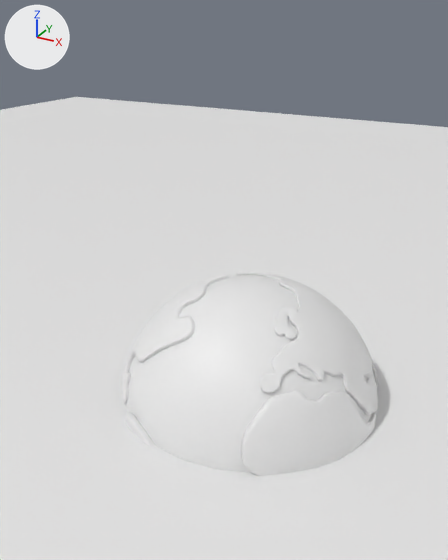
The glTF model app/public/images/untitled.glb, before and after one commit.
One viewpoint serves both versions: a camera (50 mm lens) standing at (3.11, -5.91, 4.3) and looking at (-0.18, 0.06, 1.32). The axes (+X, +Y, +Z) are drawn at upper left. The lights are the same throughout. Where no turn or scale is listed for an object, it has been applied to the vertices.
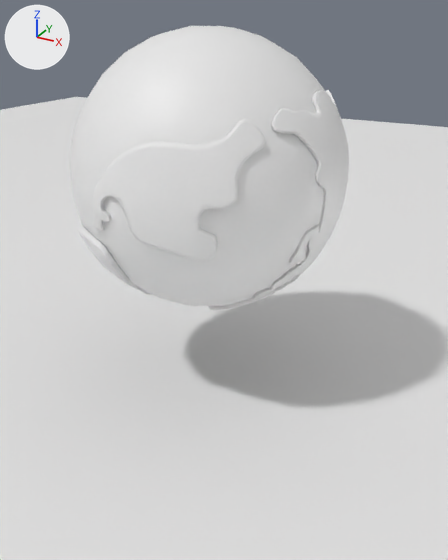
ob_earth is not drawn itself; it is the parent of ob_cube, ob_cube_001, ob_cube_002, ob_cube_003, ob_cube_004, ob_sphere.

Where the change shows, as pixel boxes (x1, y1, x2, y2) in the pictures (448 x 560 px):
```json
{"object": "Sphere", "change": "moved, turned", "before": [126, 275, 378, 473], "after": [69, 26, 325, 306]}
{"object": "Cube.003", "change": "moved, turned", "before": [122, 275, 229, 405], "after": [92, 118, 265, 261]}
{"object": "Cube.001", "change": "moved, turned", "before": [236, 273, 379, 416], "after": [253, 90, 349, 299]}
{"object": "Cube.002", "change": "moved, turned", "before": [241, 391, 376, 476], "after": [208, 273, 302, 310]}
{"object": "Cube.004", "change": "moved, turned", "before": [125, 413, 155, 447], "after": [78, 227, 151, 295]}
```

Edits to the scene script, one JSON object a line:
```json
{"op": "set", "path": "ob_earth.location", "old": "(43.61, -7.857, 9.019)", "new": "(-13.52, 15.95, 247.2)"}
{"op": "set", "path": "ob_earth.rotation_euler", "old": "(0.0, 0.0, 0.0)", "new": "(1.487, 0.585, 0.998)", "note": "degrees (0, 0, 0) -> degrees (85, 34, 57)"}
```
